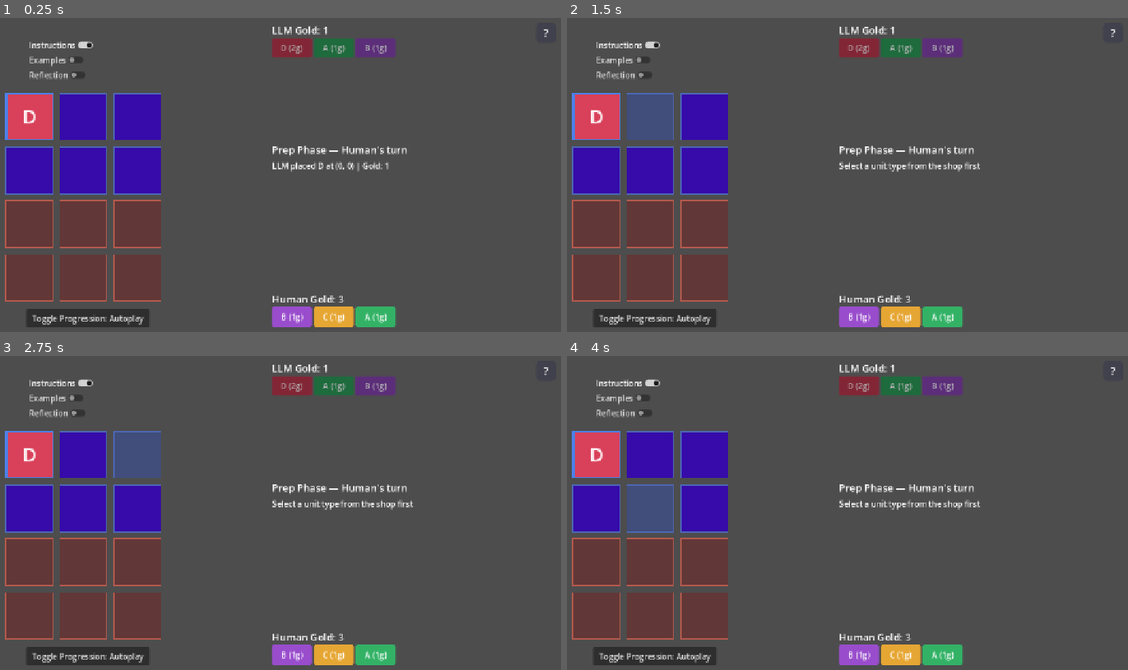
Above: before the commit, frames 1-4 (two rows, left to right).
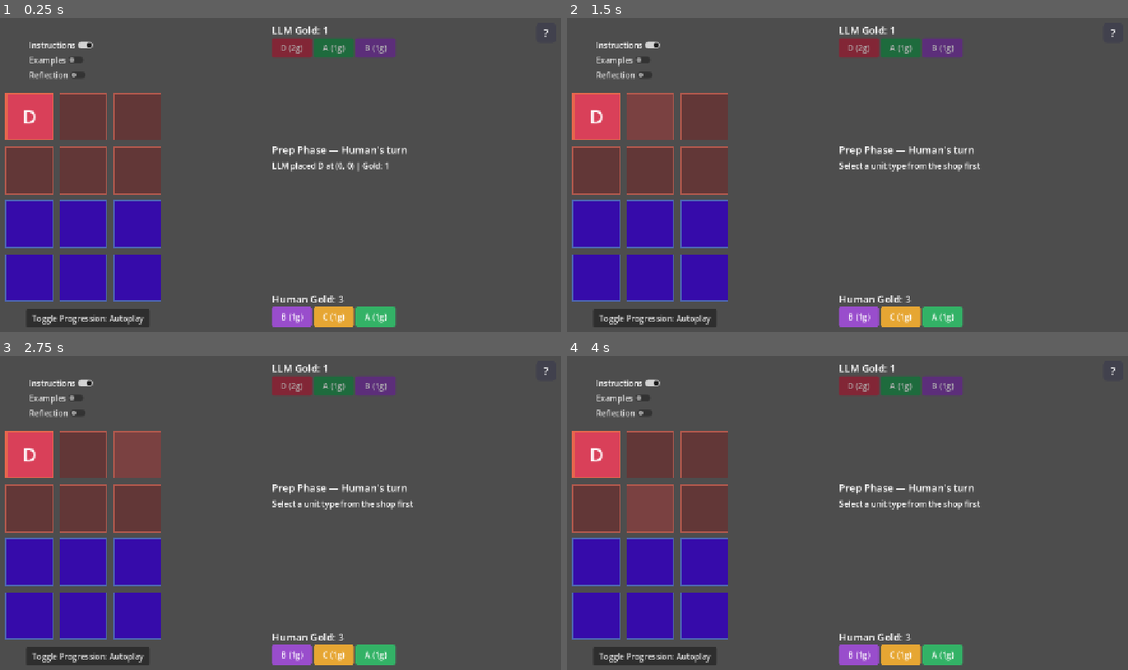
Above: after the commit, the same moments.

Repository: JadonJZhu/llm-autobattler
Game: Godot game, scene res://scenes/game_board.tscn
The game is run twice, just before and just after one commit, with the same random seed, the same clock (stepped at 60 frames per second) and the same inputs.
Inputs (mouse positions are in pixels of both pictures, inside the frame that each line leads up to):
- Up to frame 1 (0.25 s): no input
- Up to frame 2 (1.5 s): click (595, 115) at 0.52 s; click (651, 115) at 1.27 s
- Up to frame 3 (2.75 s): click (134, 453) at 2.02 s
- Up to frame 4 (4 s): click (595, 509) at 2.77 s; click (651, 509) at 3.52 s

The runs differ from the first frame. In frame 1, 14% of the frame differs, in the area x 0-29%, y 23-91%; in frame 2, 14%; in frame 3, 14%; in frame 4, 14%.

Commit message:
Swapped color constants for LLM and HUMAN in board_ui.gd and unit_data.gd to ensure correct color representation for game elements.

Diff:
--- a/godot/scripts/board_ui.gd
+++ b/godot/scripts/board_ui.gd
@@ -5,12 +5,12 @@
 
 const CELL_BORDER_WIDTH: int = 2
 
-const LLM_CELL_BG: Color = Color(0.197, 0.0, 0.729, 0.85)
-const LLM_CELL_BORDER: Color = Color(0.3, 0.4, 0.7)
-const LLM_CELL_HOVER_BG: Color = Color(0.25, 0.3, 0.5, 0.9)
-const HUMAN_CELL_BG: Color = Color(0.4, 0.2, 0.2, 0.85)
-const HUMAN_CELL_BORDER: Color = Color(0.7, 0.35, 0.3)
-const HUMAN_CELL_HOVER_BG: Color = Color(0.5, 0.25, 0.25, 0.9)
+const LLM_CELL_BG: Color = Color(0.4, 0.2, 0.2, 0.85)
+const LLM_CELL_BORDER: Color = Color(0.7, 0.35, 0.3)
+const LLM_CELL_HOVER_BG: Color = Color(0.5, 0.25, 0.25, 0.9)
+const HUMAN_CELL_BG: Color = Color(0.197, 0.0, 0.729, 0.85)
+const HUMAN_CELL_BORDER: Color = Color(0.3, 0.4, 0.7)
+const HUMAN_CELL_HOVER_BG: Color = Color(0.25, 0.3, 0.5, 0.9)
 
 @export var game_board: GameBoard
 
--- a/godot/scripts/unit_data.gd
+++ b/godot/scripts/unit_data.gd
@@ -20,8 +20,8 @@
 }
 
 const OWNER_COLORS: Dictionary = {
-	Owner.LLM: Color(0.3, 0.5, 0.9),
-	Owner.HUMAN: Color(0.9, 0.4, 0.3),
+	Owner.LLM: Color(0.9, 0.4, 0.3),
+	Owner.HUMAN: Color(0.3, 0.5, 0.9),
 }
 
 const TYPE_COLORS: Dictionary = {
